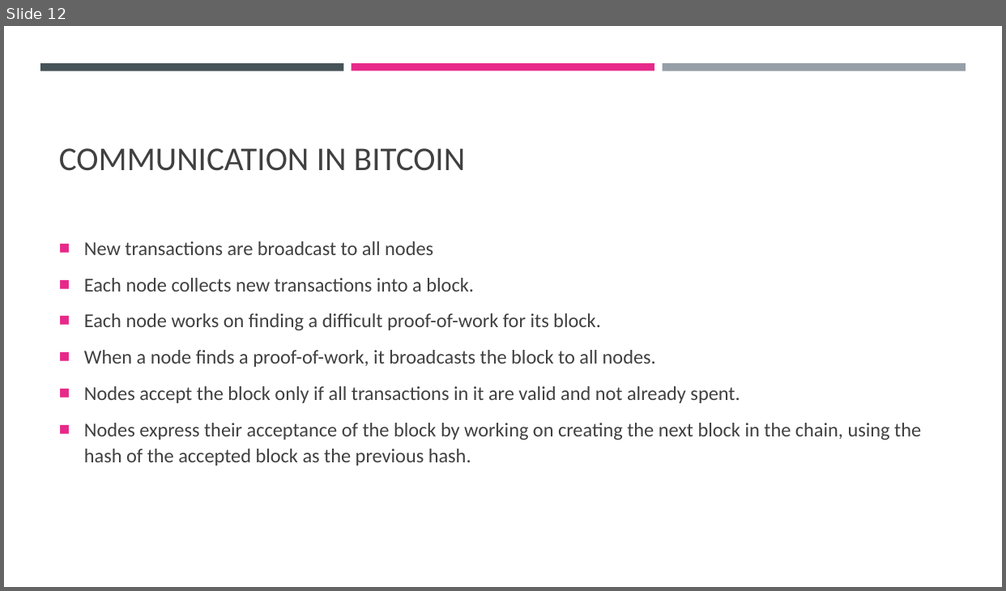
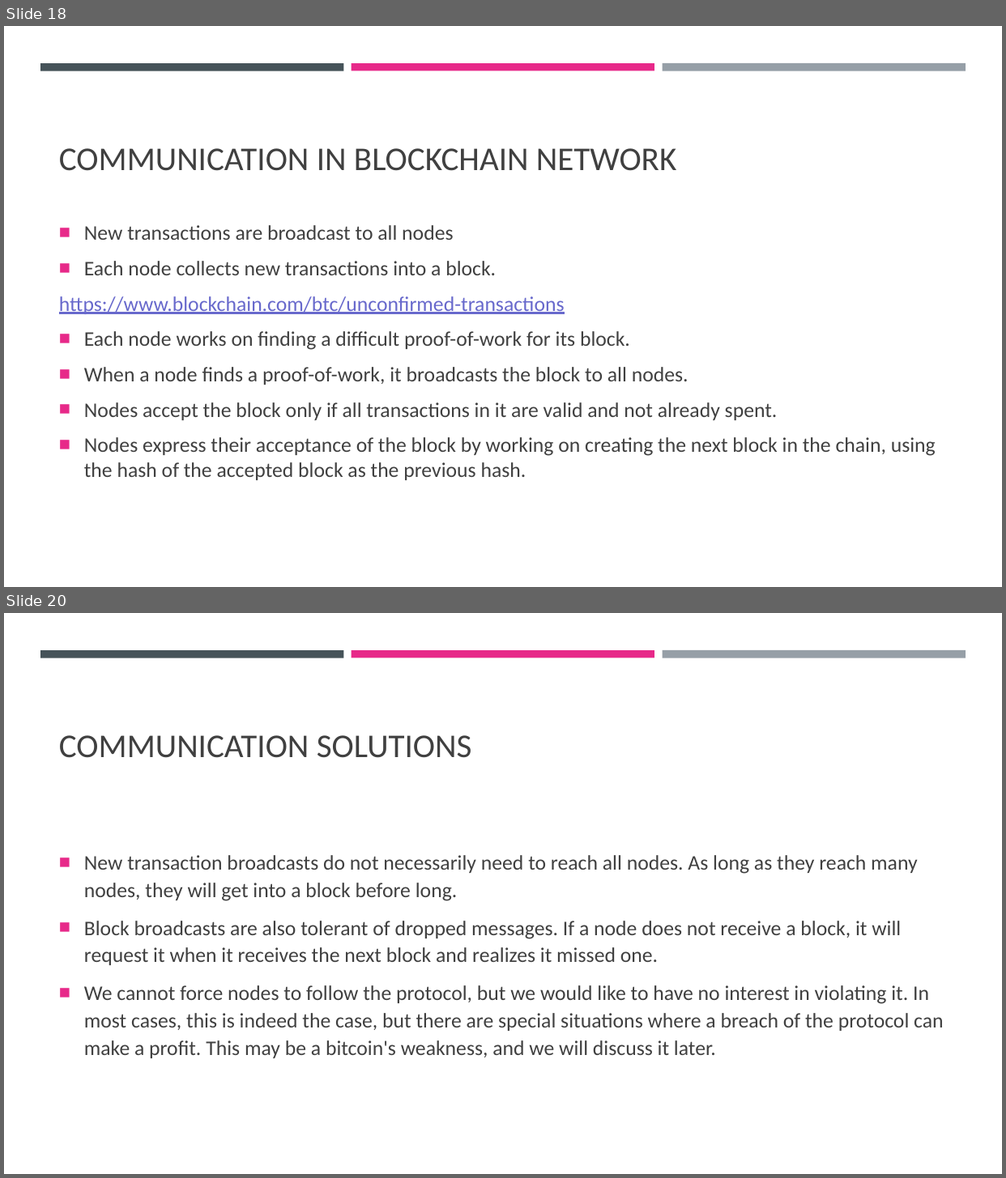
Before and after one commit to cyoni/bitcoin, a slide deck: bitcoin.pptx. Shown one above the other, each under a label of ours: slide 12 before the commit, slides 18 and 20 after it; the slides between them are not shown. The pictures are 1006x591 and 1006x1178 pixels, drawn with LibreOffice and Linux fonts; fonts in the diff are those of the drawing. Boxes give left, top, right and bottom in pixels: in the first picture for what was removed or moved away, otherwise in the second. Text is boxed around its words. In the diff, an @@ line names an element or a change of style, - is before the commit and + after.

```diff
--- a/bitcoin.pptx
+++ b/bitcoin.pptx
@@ slide 20 added at (4,613,1002,1174), background #FFFFFF; not listed: 3 template elements that a slide beside it also shows @@
@@ title added at (59,735,472,758), 32 pt, text #404040 @@
+COMMUNICATION SOLUTIONS
@@ text added at (84,855,943,1059), 20 pt, text #404040 @@
+■ New transaction broadcasts do not necessarily need to reach all nodes. As long as they reach many nodes, they will get into a block before long.
+■ Block broadcasts are also tolerant of dropped messages. If a node does not receive a block, it will request it when it receives the next block and realizes it missed one.
+■ We cannot force nodes to follow the protocol, but we would like to have no interest in violating it. In most cases, this is indeed the case, but there are special situations where a breach of the protocol can make a profit. This may be a bitcoin's weakness, and we will discuss it later.
@@ what was slide 12 is now slide 18 @@
@@ slide 18 changed as well @@
@@ title at (59,148,676,171): text changed @@
-COMMUNICATION IN BITCOIN
+COMMUNICATION IN BLOCKCHAIN NETWORK
@@ text at (84,225,936,480): size 19 to 20 pt in "New transactions are broadcast to all nodes", "Each node collects new transactions into a ...", "Each node works on finding a difficult ...", "When a node finds a proof-of-work, it ..." and 2 more places; line spacing 1.1 to 1 @@
@@ text at (59,297,565,314): paragraph added @@
+https://www.blockchain.com/btc/unconfirmed-transactions
```
Also in this commit, not shown: 25 other slides changed, 23 other slides added, 3 slides removed.
